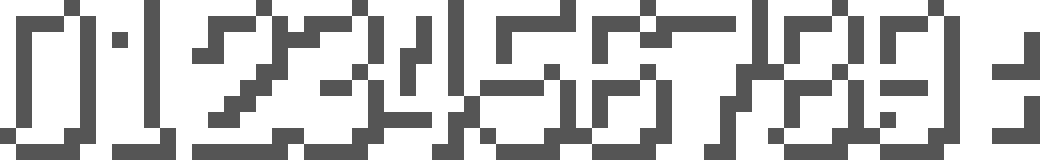
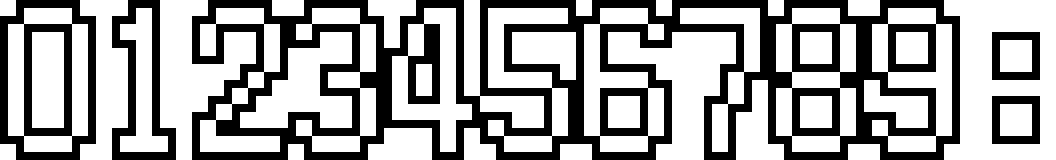
Before/after of a 1056px x 160px layered artwork. What changed in the layer stack:
painted on "Pasted Layer #3" over [0, 0, 1040, 160]
